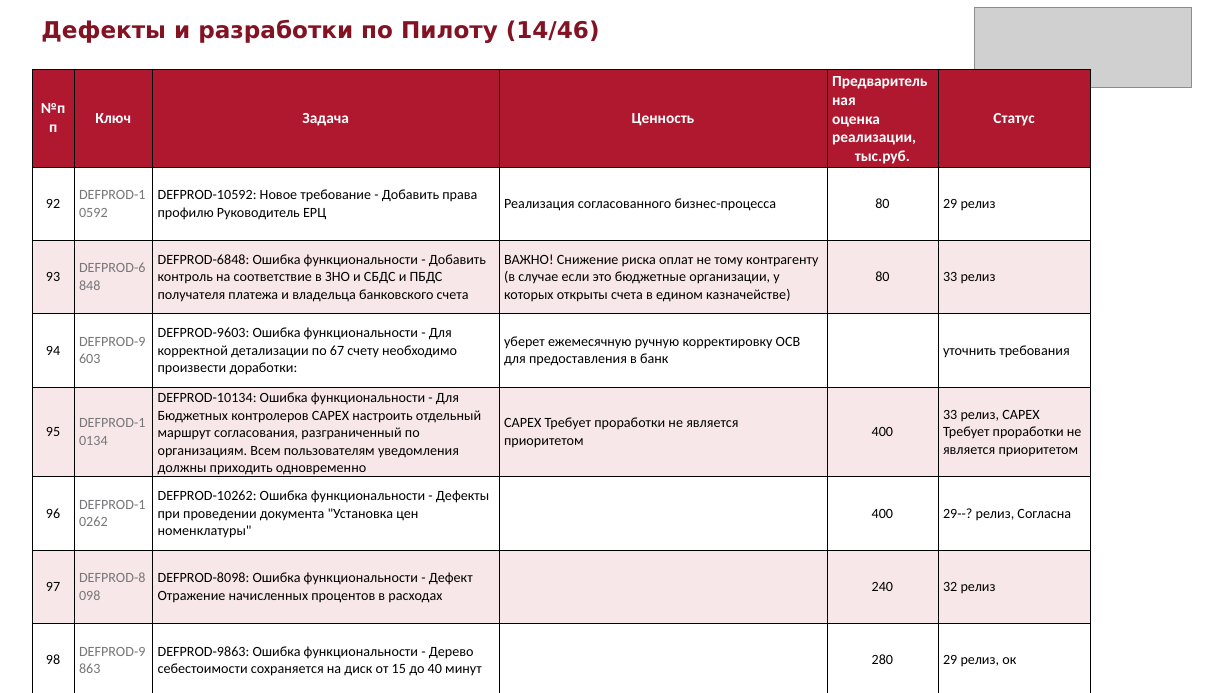
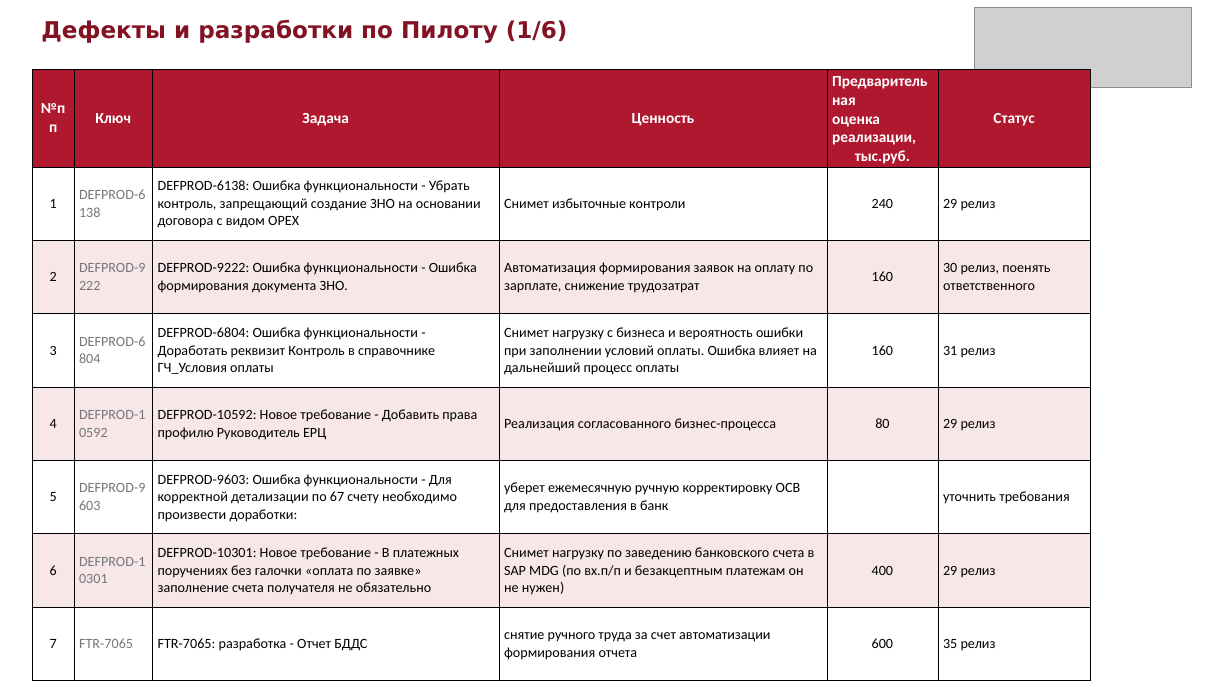
Before and after one commit to sokrat-in-me/pptx, a slide deck: slide 1 of Дефекты_и_разработки_по_Пилоту.pptx (slide 14 before the commit). Drawn at 1232x693 pixels with LibreOffice and Linux fonts; fonts in the diff are those of the drawing; grey boxes stand for pictures. Boxes give left, top, right and bottom in pixels: in the first picture for what was removed or moved away, otherwise in the second. Text is boxed around its words. In the diff, an @@ line names an element or a change of style, - is before the commit and + after.

```diff
--- a/Дефекты_и_разработки_по_Пилоту.pptx
+++ b/Дефекты_и_разработки_по_Пилоту.pptx
@@ text at (41,19,568,43): text changed @@
-Дефекты и разработки по Пилоту (14/46)
+Дефекты и разработки по Пилоту (1/6)
@@ table at (32,69,1091,664) @@
-row 2: 92 | DEFPROD-10592 | DEFPROD-10592: Новое требование - Добавить права профилю Руководитель ЕРЦ | Реализация согласованного бизнес-процесса | 80 | 29 релиз
+row 2: 1 | DEFPROD-6138 | DEFPROD-6138: Ошибка функциональности - Убрать контроль, запрещающий создание ЗНО на основании договора с видом ОРЕХ | Снимет избыточные контроли | 240 | 29 релиз
-row 3: 93 | DEFPROD-6848 | DEFPROD-6848: Ошибка функциональности - Добавить контроль на соответствие в ЗНО и СБДС и ПБДС получателя платежа и владельца банковского счета | ВАЖНО! Снижение риска оплат не тому контрагенту (в случае если это бюджетные организации, у которых открыты счета в едином казначействе) | 80 | 33 релиз
+row 3: 2 | DEFPROD-9222 | DEFPROD-9222: Ошибка функциональности - Ошибка формирования документа ЗНО. | Автоматизация формирования заявок на оплату по зарплате, снижение трудозатрат | 160 | 30 релиз, поенять ответственного
-row 4: 94 | DEFPROD-9603 | DEFPROD-9603: Ошибка функциональности - Для корректной детализации по 67 счету необходимо произвести доработки: | уберет ежемесячную ручную корректировку ОСВ для предоставления в банк |  | уточнить требования
+row 4: 3 | DEFPROD-6804 | DEFPROD-6804: Ошибка функциональности - Доработать реквизит Контроль в справочнике ГЧ_Условия оплаты | Снимет нагрузку с бизнеса и вероятность ошибки при заполнении условий оплаты. Ошибка влияет на дальнейший процесс оплаты | 160 | 31 релиз
-row 5: 95 | DEFPROD-10134 | DEFPROD-10134: Ошибка функциональности - Для Бюджетных контролеров CAPEX настроить отдельный маршрут согласования, разграниченный по организациям. Всем пользователям уведомления должны приходить одновременно | CAPEX Требует проработки не является приоритетом | 400 | 33 релиз, CAPEX Требует проработки не является приоритетом
+row 5: 4 | DEFPROD-10592 | DEFPROD-10592: Новое требование - Добавить права профилю Руководитель ЕРЦ | Реализация согласованного бизнес-процесса | 80 | 29 релиз
-row 6: 96 | DEFPROD-10262 | DEFPROD-10262: Ошибка функциональности - Дефекты при проведении документа "Установка цен номенклатуры" |  | 400 | 29--? релиз, Согласна
+row 6: 5 | DEFPROD-9603 | DEFPROD-9603: Ошибка функциональности - Для корректной детализации по 67 счету необходимо произвести доработки: | уберет ежемесячную ручную корректировку ОСВ для предоставления в банк |  | уточнить требования
-row 7: 97 | DEFPROD-8098 | DEFPROD-8098: Ошибка функциональности - Дефект Отражение начисленных процентов в расходах |  | 240 | 32 релиз
+row 7: 6 | DEFPROD-10301 | DEFPROD-10301: Новое требование - В платежных поручениях без галочки «оплата по заявке» заполнение счета получателя не обязательно | Снимет нагрузку по заведению банковского счета в SAP MDG (по вх.п/п и безакцептным платежам он не нужен) | 400 | 29 релиз
-row 8: 98 | DEFPROD-9863 | DEFPROD-9863: Ошибка функциональности - Дерево себестоимости сохраняется на диск от 15 до 40 минут |  | 280 | 29 релиз, ок
+row 8: 7 | FTR-7065 | FTR-7065: разработка - Отчет БДДС | снятие ручного труда за счет автоматизации формирования отчета | 600 | 35 релиз
```
Also in this commit, not shown: 5 other slides changed, 40 slides removed, 2 other files.
